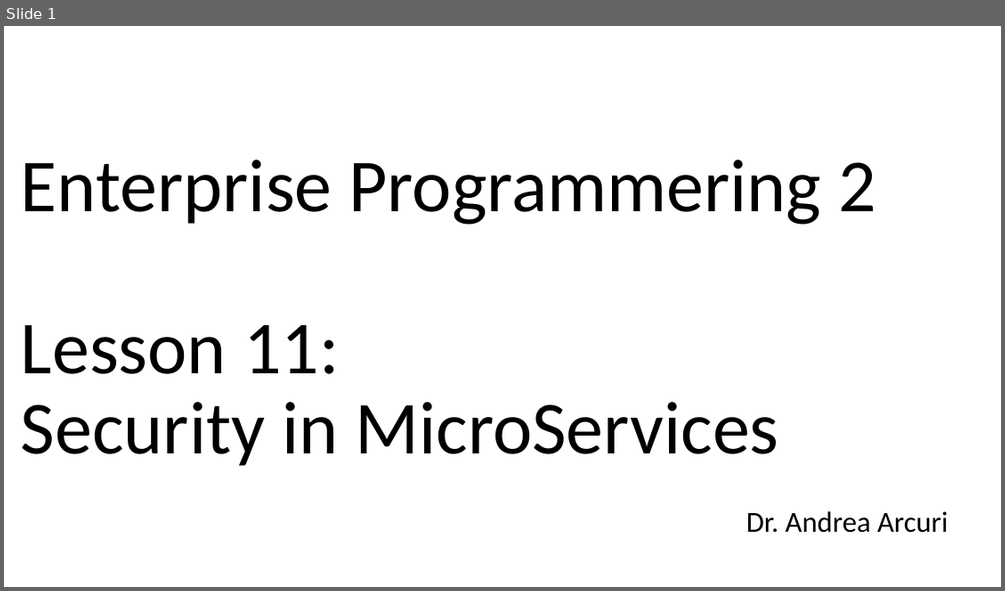
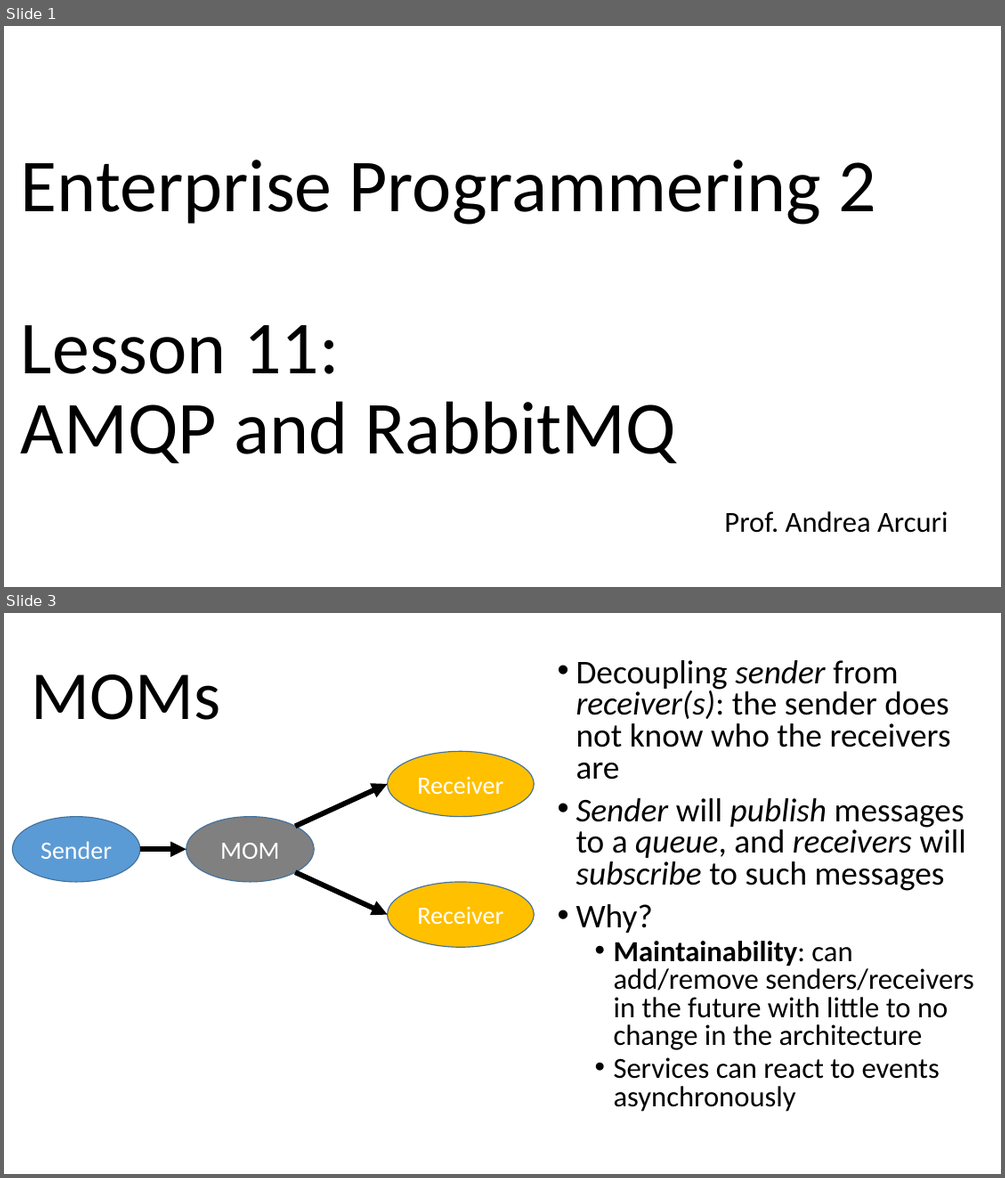
Before and after one commit to arcuri82/testing_security_development_enterprise_systems, a slide deck: doc/advanced/slides/lesson_11.pptx. Shown one above the other, each under a label of ours: slide 1 before the commit, slides 1 and 3 after it; the slides between them are not shown. The pictures are 1005x591 and 1005x1178 pixels, drawn with LibreOffice and Linux fonts; fonts in the diff are those of the drawing. Boxes give left, top, right and bottom in pixels: in the first picture for what was removed or moved away, otherwise in the second. Text is boxed around its words. In the diff, an @@ line names an element or a change of style, - is before the commit and + after.

```diff
--- a/doc/advanced/slides/lesson_11.pptx
+++ b/doc/advanced/slides/lesson_11.pptx
@@ slide 3 added at (x1=4, y1=613, x2=1001, y2=1174), background #FFFFFF @@
@@ text added at (x1=576, y1=660, x2=974, y2=1111), 32 pt, text #000000 @@
+• Decoupling sender from receiver(s): the sender does not know who the receivers are
+• Sender will publish messages to a queue, and receivers will subscribe to such messages
+• Why?
+  • Maintainability: can add/remove senders/receivers in the future with little to no change in the architecture
+  • Services can react to events asynchronously
@@ title added at (x1=32, y1=674, x2=221, y2=720), 66 pt, text #000000 @@
+MOMs
@@ ellipse added at (x1=388, y1=751, x2=534, y2=817), fill #FFC000, outline #43739E 1 pt, 24 pt, text #FFFFFF @@
+Receiver
@@ arrow added from (296, 826) to (388, 784), #000000 5 pt @@
@@ ellipse added at (x1=12, y1=817, x2=140, y2=882), fill #5B9BD5, outline #43739E 1 pt, 24 pt, text #FFFFFF @@
+Sender
@@ ellipse added at (x1=186, y1=817, x2=315, y2=882), fill #808080, outline #43739E 1 pt, 24 pt, text #FFFFFF @@
+MOM
@@ arrow added from (140, 850) to (186, 850), #000000 5 pt @@
@@ arrow added from (296, 873) to (388, 915), #000000 5 pt @@
@@ ellipse added at (x1=388, y1=882, x2=534, y2=947), fill #FFC000, outline #43739E 1 pt, 24 pt, text #FFFFFF @@
+Receiver
@@ slide 1 changed as well @@
@@ title at (x1=21, y1=160, x2=876, y2=463): text changed @@
-Enterprise Programmering 2
-Lesson 11:
-Security in MicroServices
+Enterprise Programmering 2
+Lesson 11:
+AMQP and RabbitMQ
@@ subtitle at (x1=724, y1=511, x2=948, y2=532): text changed @@
-Dr. Andrea Arcuri
+Prof. Andrea Arcuri
```
Also in this commit, not shown: 2 other slides changed, 6 other slides added, 10 slides removed, 17 other files.
